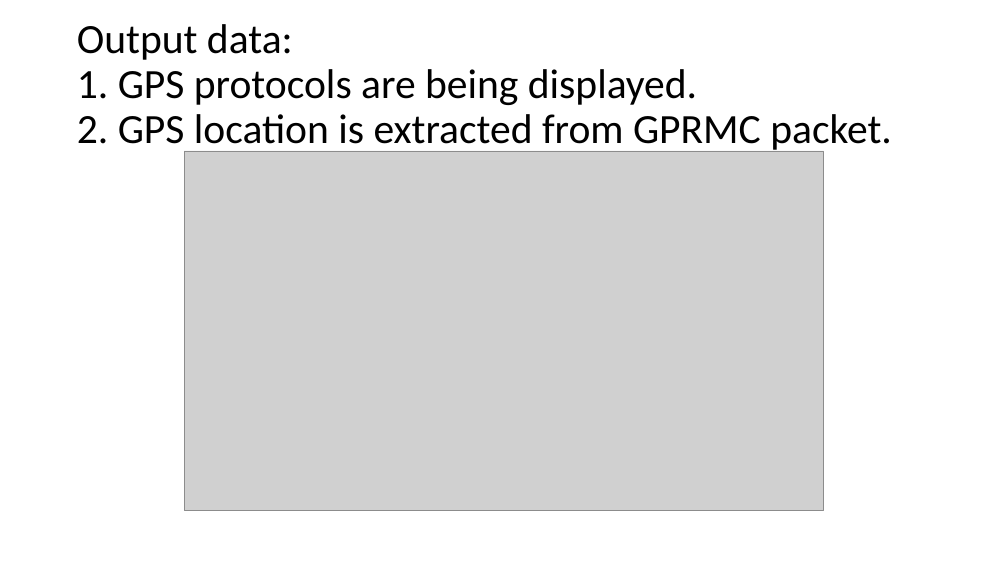
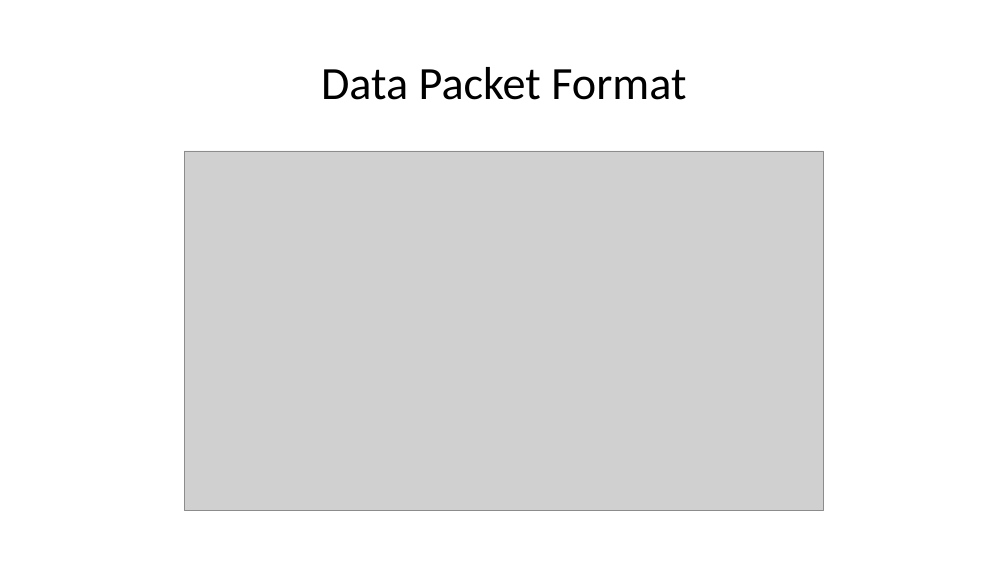
Before and after one commit to mightylastingcode/aecloud2_arduino_cpp_GPS_uart0_header, a slide deck: slide 4 of AE Cloud2 Arduino Digilent GPS UART Header.pptx. Drawn at 1008x567 pixels with LibreOffice and Linux fonts; fonts in the diff are those of the drawing; grey boxes stand for pictures. Boxes give left, top, right and bottom in pixels: in the first picture for what was removed or moved away, otherwise in the second. Text is boxed around its words. In the diff, an @@ line names an element or a change of style, - is before the commit and + after.

Commit message:
provide an input value to choose the protocol for the data

```diff
--- a/AE Cloud2 Arduino Digilent GPS UART Header.pptx
+++ b/AE Cloud2 Arduino Digilent GPS UART Header.pptx
@@ title at bbox=[321, 67, 686, 100]: text changed; size 39.6 to 44 pt @@
-Output data:
-1. GPS protocols are being displayed.
-2. GPS location is extracted from GPRMC packet.
+Data Packet Format
```
Also in this commit, not shown: 2 slides added, 1 other file.
